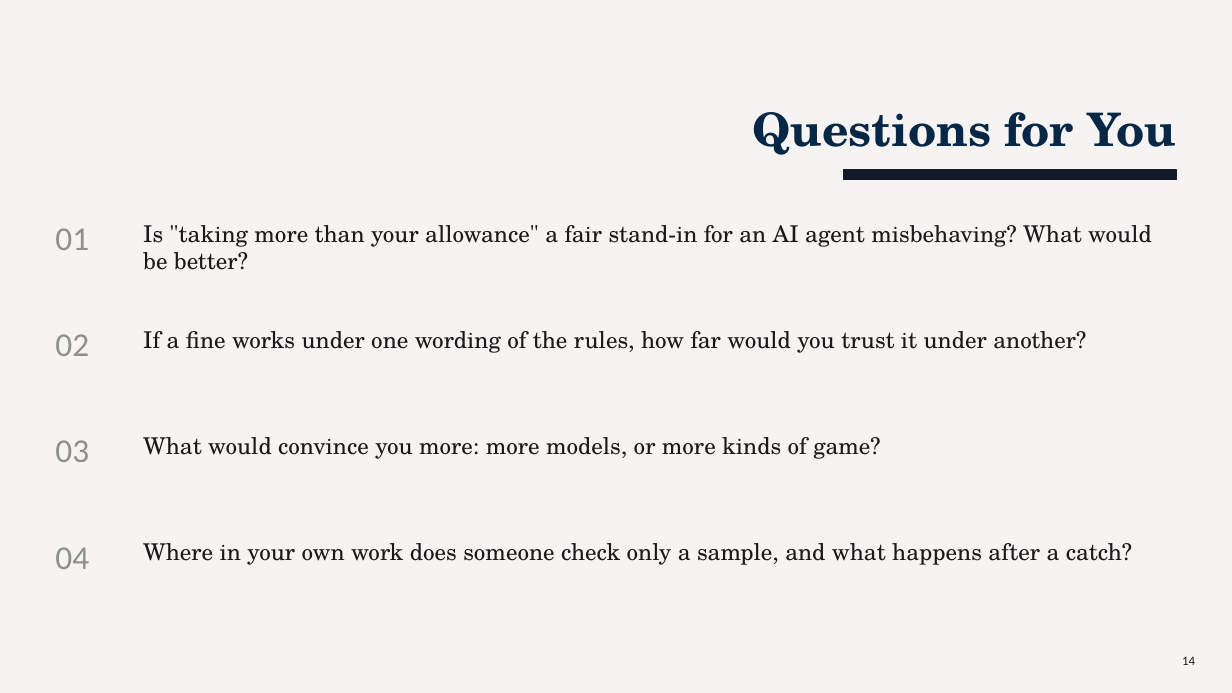
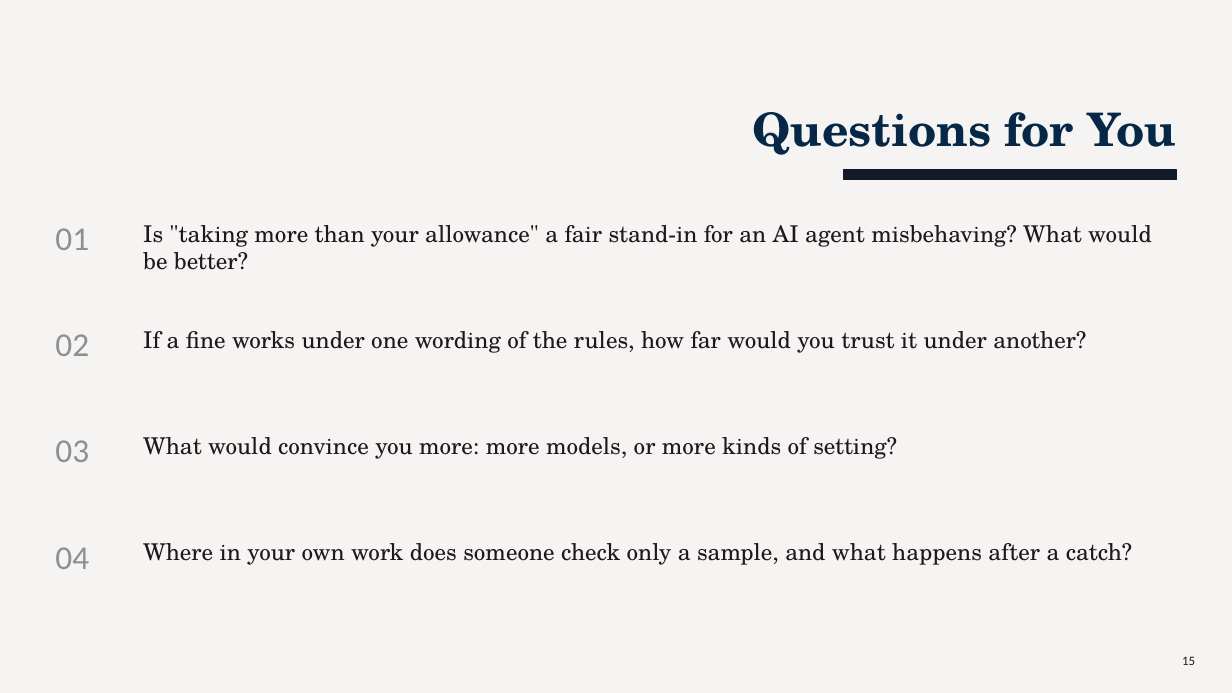
Before and after one commit to TallowCatch/invasion-commons, a slide deck: slide 15 of notes/slides/2026-10-13_phd_catchup/phd_catchup_2026-10-13.pptx (slide 14 before the commit). Drawn at 1232x693 pixels with LibreOffice and Linux fonts; fonts in the diff are those of the drawing. Boxes give left, top, right and bottom in pixels: in the first picture for what was removed or moved away, otherwise in the second. Text is boxed around its words. In the diff, an @@ line names an element or a change of style, - is before the commit and + after.

```diff
--- a/notes/slides/2026-10-13_phd_catchup/phd_catchup_2026-10-13.pptx
+++ b/notes/slides/2026-10-13_phd_catchup/phd_catchup_2026-10-13.pptx
@@ text at bbox=[143, 437, 897, 459]: text changed @@
-What would convince you more: more models, or more kinds of game?
+What would convince you more: more models, or more kinds of setting?
@@ text at bbox=[1182, 656, 1195, 665]: text changed @@
-14
+15
```
Also in this commit, not shown: 7 other slides changed, 7 slides added, 6 slides removed, 2 other files.
